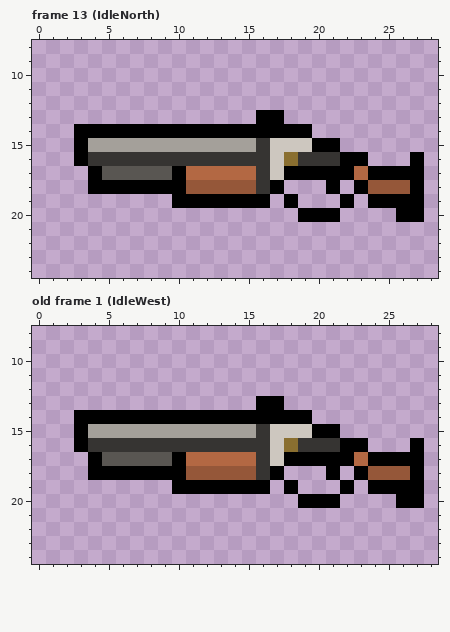
One commit to this pixel-art file: pokemon gone mad/Assets/Resources/Sprites/Weapons/Shotgun.aseprite. Above, as it was before the edit.
32x32 pixels, 13 frames. Shown: frame 13 (IdleNorth): x 0..28, y 8..24; old frame 1 (IdleWest): x 0..28, y 8..24. The commit also changed other frames, which this record leaves out.
Once edited:
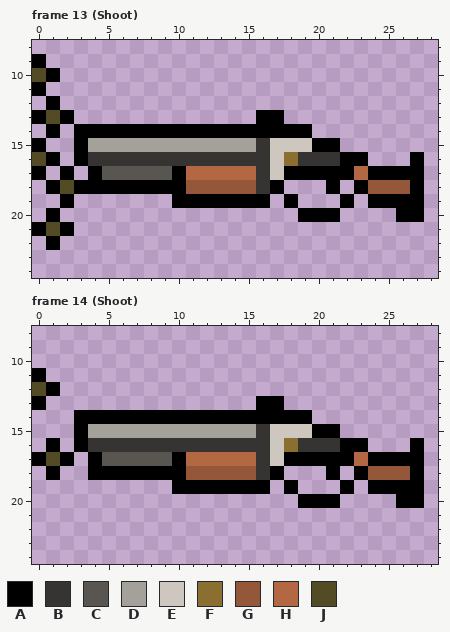
Palette (. is transparent): A #000000  B #363432  C #595652  D #a4a09a  E #cdc7bf  F #8a6f30  G #955739  H #b36843  J #524b24
A new or re-ordered frame is compared with the old frame closest to it.
Diff:
frames 13 -> 15
Frame 13 (Shoot):
There is now colour A in row 9 at x 0; in row 10 at x 1; in row 11 at x 0; in row 12 at x 1; in row 13 at x 0 and 2; in row 14 at x 1.
There is now colour A in row 15 at x 0; in row 16 at x 1; in row 17 at x 0 and 2; in row 18 at x 1 and 3; in row 19 at x 2; in row 20 at x 1.
There is now colour A in row 21 at x 0 and 2; in row 22 at x 1.
There is now colour J in row 10 at x 0; in row 13 at x 1; in row 16 at x 0; in row 18 at x 2; in row 21 at x 1.
Frame 14 (Shoot) is new; against old frame 1 (IdleWest):
There is now colour A in row 11 at x 0; in row 12 at x 1; in row 13 at x 0; in row 16 at x 1; in row 17 at x 0 and 2; in row 18 at x 1.
There is now colour J in row 12 at x 0; in row 17 at x 1.
Pixel boxes of the changes (left, top, right, bottom) in both pictures:
added: (32, 54, 88, 250)
added: (32, 368, 74, 480)
